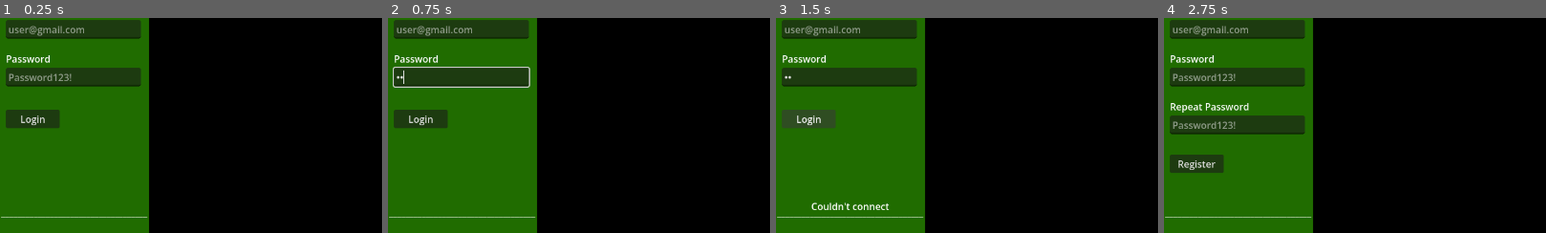
Above: before the commit, frames 1-4 (left to right).
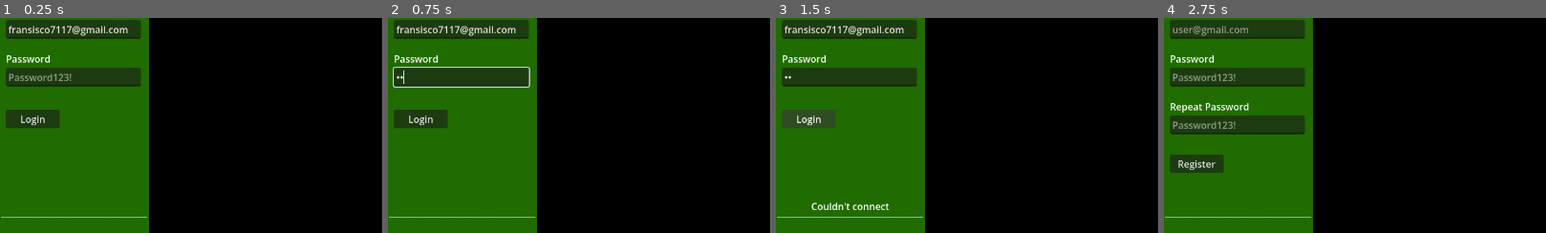
Above: after the commit, the same moments.

Repository: PM-Micael/Project-Dungeon-Life
Game: Godot game, scene res://Scenes/Clients/Main/Login/start_client.tscn
Two runs of this game, one before a commit and one after it. Both use one fixed random seed, a clock stepped at 60 frames per second and the inputs below.
Inputs (mouse positions are % of the whole screen's width and height, from its top left):
- Up to frame 1 (0.25 s): no input
- Up to frame 2 (0.75 s): click (10, 20) at 0.52 s; type "12" at 0.6 s
- Up to frame 3 (1.5 s): click "Login" at 1.25 s
- Up to frame 4 (2.75 s): click "Sign up" at 2 s
The pictures show only the part of the screen within x 0-50%, y 6-56%; the shares and areas given below are measured in that part.

The runs differ from the first frame. In frame 1, 0.7% of the frame differs, in the area x 2-34%, y 3-9%; in frame 2, 0.7%; in frame 3, 0.7%; in frame 4, nothing differs.

Commit message:
Added the base functionality for strike animation.

Diff:
--- /dev/null
+++ b/Assets/Animations/Slash/slash.tscn
@@ -0,0 +1,76 @@
+[gd_scene format=3 uid="uid://bbjneppc6g7fr"]
+
+[ext_resource type="Texture2D" uid="uid://dcuktip3b8nk4" path="res://Assets/Animations/Slash/Fire Slash_Frame_01.png" id="1_la8w4"]
+[ext_resource type="Texture2D" uid="uid://b4srxepysot6y" path="res://Assets/Animations/Slash/Fire Slash_Frame_02.png" id="2_2bwuv"]
+[ext_resource type="Texture2D" uid="uid://bu1uavwl64vtn" path="res://Assets/Animations/Slash/Fire Slash_Frame_03.png" id="3_ijyfs"]
+[ext_resource type="Texture2D" uid="uid://wyobm1tvby8i" path="res://Assets/Animations/Slash/Fire Slash_Frame_04.png" id="4_df3xn"]
+[ext_resource type="Texture2D" uid="uid://c71orwbvtd2qe" path="res://Assets/Animations/Slash/Fire Slash_Frame_05.png" id="5_o5ehw"]
+[ext_resource type="Texture2D" uid="uid://dvpl0pnvi3tba" path="res://Assets/Animations/Slash/Fire Slash_Frame_06.png" id="6_longd"]
+[ext_resource type="Texture2D" uid="uid://e74pelw1swbr" path="res://Assets/Animations/Slash/Fire Slash_Frame_07.png" id="7_vy57r"]
+[ext_resource type="Texture2D" uid="uid://doftq6caoc07n" path="res://Assets/Animations/Slash/Fire Slash_Frame_08.png" id="8_iqn7w"]
+[ext_resource type="Texture2D" uid="uid://diotukvf8oqbg" path="res://Assets/Animations/Slash/Fire Slash_Frame_09.png" id="9_5lyjt"]
+[ext_resource type="Texture2D" uid="uid://1w1jew7lxt2m" path="res://Assets/Animations/Slash/Fire Slash_Frame_10.png" id="10_qlwrj"]
+[ext_resource type="Texture2D" uid="uid://dx66h0phgvfyg" path="res://Assets/Animations/Slash/Fire Slash_Frame_11.png" id="11_0cwm4"]
+[ext_resource type="Texture2D" uid="uid://ctwr3cvvx6yot" path="res://Assets/Animations/Slash/Fire Slash_Frame_12.png" id="12_cg1oy"]
+
+[sub_resource type="SpriteFrames" id="SpriteFrames_gc40n"]
+animations = [{
+"frames": [{
+"duration": 1.0,
+"texture": null
+}, {
+"duration": 1.0,
+"texture": ExtResource("1_la8w4")
+}, {
+"duration": 1.0,
+"texture": ExtResource("2_2bwuv")
+}, {
+"duration": 1.0,
+"texture": ExtResource("3_ijyfs")
+}, {
+"duration": 1.0,
+"texture": ExtResource("4_df3xn")
+}, {
+"duration": 1.0,
+"texture": ExtResource("5_o5ehw")
+}, {
+"duration": 1.0,
+"texture": ExtResource("6_longd")
+}, {
+"duration": 1.0,
+"texture": ExtResource("7_vy57r")
+}, {
+"duration": 1.0,
+"texture": ExtResource("8_iqn7w")
+}, {
+"duration": 1.0,
+"texture": ExtResource("9_5lyjt")
+}, {
+"duration": 1.0,
+"texture": ExtResource("10_qlwrj")
+}, {
+"duration": 1.0,
+"texture": ExtResource("11_0cwm4")
+}, {
+"duration": 1.0,
+"texture": ExtResource("12_cg1oy")
+}, {
+"duration": 1.0,
+"texture": null
+}],
+"loop": 0,
+"name": &"default",
+"speed": 30.0
+}, {
+"frames": [],
+"loop": 1,
+"name": &"new_animation",
+"speed": 5.0
+}]
+
+[node name="AnimatedSprite2D" type="AnimatedSprite2D" unique_id=17625786]
+z_index = 1
+scale = Vector2(0.35, 0.35)
+sprite_frames = SubResource("SpriteFrames_gc40n")
+frame = 13
+frame_progress = 1.0
--- a/Components/Entity_Components/attack_component.gd
+++ b/Components/Entity_Components/attack_component.gd
@@ -27,6 +27,7 @@
 @onready var timer: Timer = $Timer
 @onready var attack_sound: AudioStreamPlayer = $AttackSound
 @onready var attack_crit_sound: AudioStreamPlayer = $AttackCritSound
+@onready var attack_sprite_scene: PackedScene = preload("res://Assets/Animations/Slash/slash.tscn")
 
 func _ready() -> void:
 	timer.wait_time = attack_speed
@@ -111,6 +112,9 @@
 		attack_sound.play()
 
 	_play_shake()
+	#attack_animation.position = target.position
+	#target.attack_component.attack_animation.scale = target.scale
+	#target.attack_component.attack_animation.play("default")
 
 	var target_health_component: HealthComponent = target.health_component
 	if target_health_component != null:
--- a/Components/Entity_Components/health_component.gd
+++ b/Components/Entity_Components/health_component.gd
@@ -26,6 +26,7 @@
 @export var base_defense: int = 0
 @export var defense: int
 
+@onready var animated_sprite_2d: AnimatedSprite2D = $AnimatedSprite2D
 
 func get_health_percent() -> float:
 	if max_health <= 0:
@@ -65,18 +66,26 @@
 	health_bar.value = current_health
 	damage_taken.emit(attacker, is_crit)
 	if is_instance_valid(self):
-		_flash_damage()
+		_flash_damage(attacker.attack_component.attack_sprite_scene)
 		if current_health <= 0:
 			die(attacker)
 
-func _flash_damage() -> void:
+func _flash_damage(vfx_scene: PackedScene = null) -> void:
 	var sprite: Sprite2D = parent_entity.get_node_or_null("Sprite2D")
 	if sprite == null:
 		return
 	sprite.modulate = Color.RED
-	await get_tree().create_timer(0.15).timeout
+	#await get_tree().create_timer(0.15).timeout
 	if is_instance_valid(sprite):
 		sprite.modulate = Color.WHITE
+
+	var vfx = vfx_scene.instantiate()
+	add_child(vfx)
+	vfx.play("default")
+	vfx.animation_finished.connect(_on_animation_finished.bind(vfx))
+
+func _on_animation_finished(vfx):
+	vfx.queue_free()
 
 func heal(amount: int):
 	final_heal_modifier = base_heal_modifier
--- a/local_data.json
+++ b/local_data.json
@@ -1 +1 @@
-{"audio":{"volume_master":1.0,"volume_music":1.0,"volume_sfx":1.0},"auto_advance":false,"display":{"display_mode":"borderless"},"email_cockie":""}
+{"audio":{"volume_master":1.0,"volume_music":1.0,"volume_sfx":1.0},"auto_advance":false,"display":{"display_mode":"borderless"},"email_cockie":"fransisco7117@gmail.com"}
Binary file added: Assets/Animations/Slash/Fire Slash_Frame_01.png
Not shown, added: Assets/Animations/Slash/Fire Slash_Frame_01.png.import
Binary file added: Assets/Animations/Slash/Fire Slash_Frame_02.png
Not shown, added: Assets/Animations/Slash/Fire Slash_Frame_02.png.import
Binary file added: Assets/Animations/Slash/Fire Slash_Frame_03.png
Not shown, added: Assets/Animations/Slash/Fire Slash_Frame_03.png.import
Binary file added: Assets/Animations/Slash/Fire Slash_Frame_04.png
Not shown, added: Assets/Animations/Slash/Fire Slash_Frame_04.png.import
Binary file added: Assets/Animations/Slash/Fire Slash_Frame_05.png
Not shown, added: Assets/Animations/Slash/Fire Slash_Frame_05.png.import
Binary file added: Assets/Animations/Slash/Fire Slash_Frame_06.png
Not shown, added: Assets/Animations/Slash/Fire Slash_Frame_06.png.import
(and 13 more such lines)
